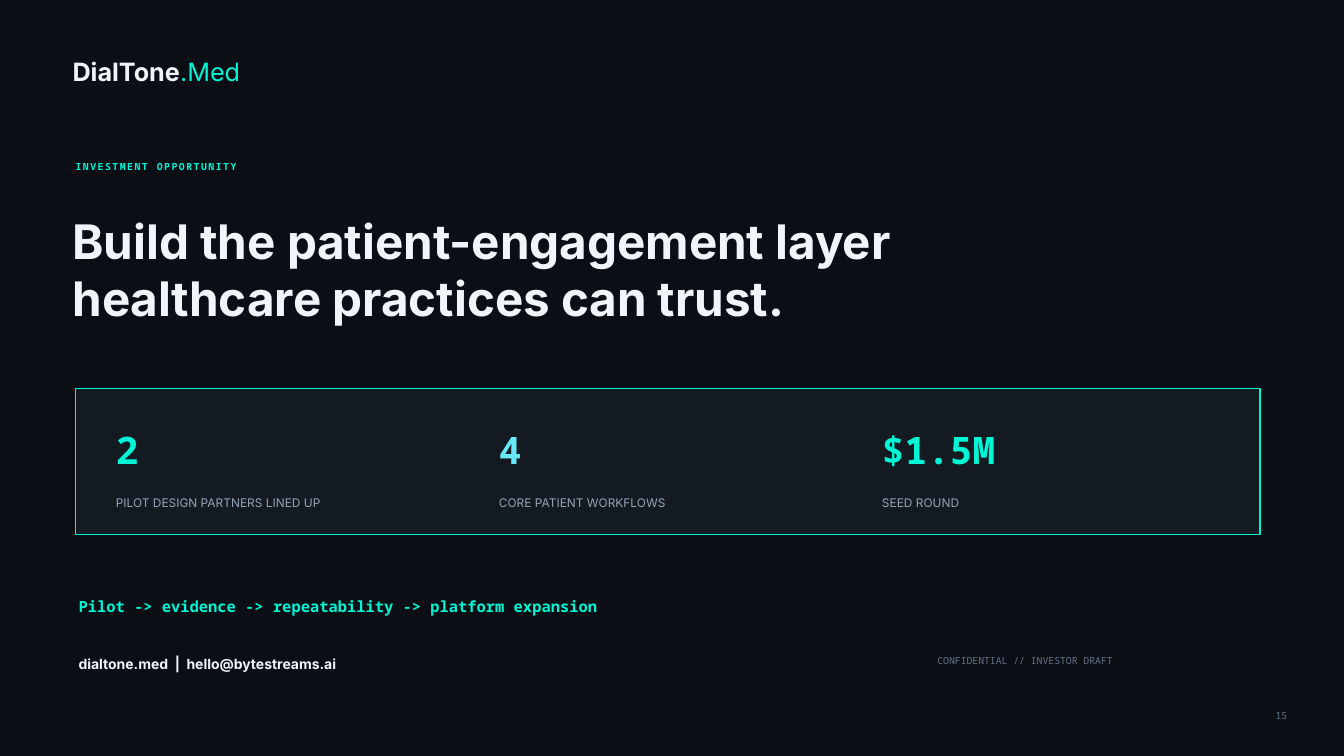
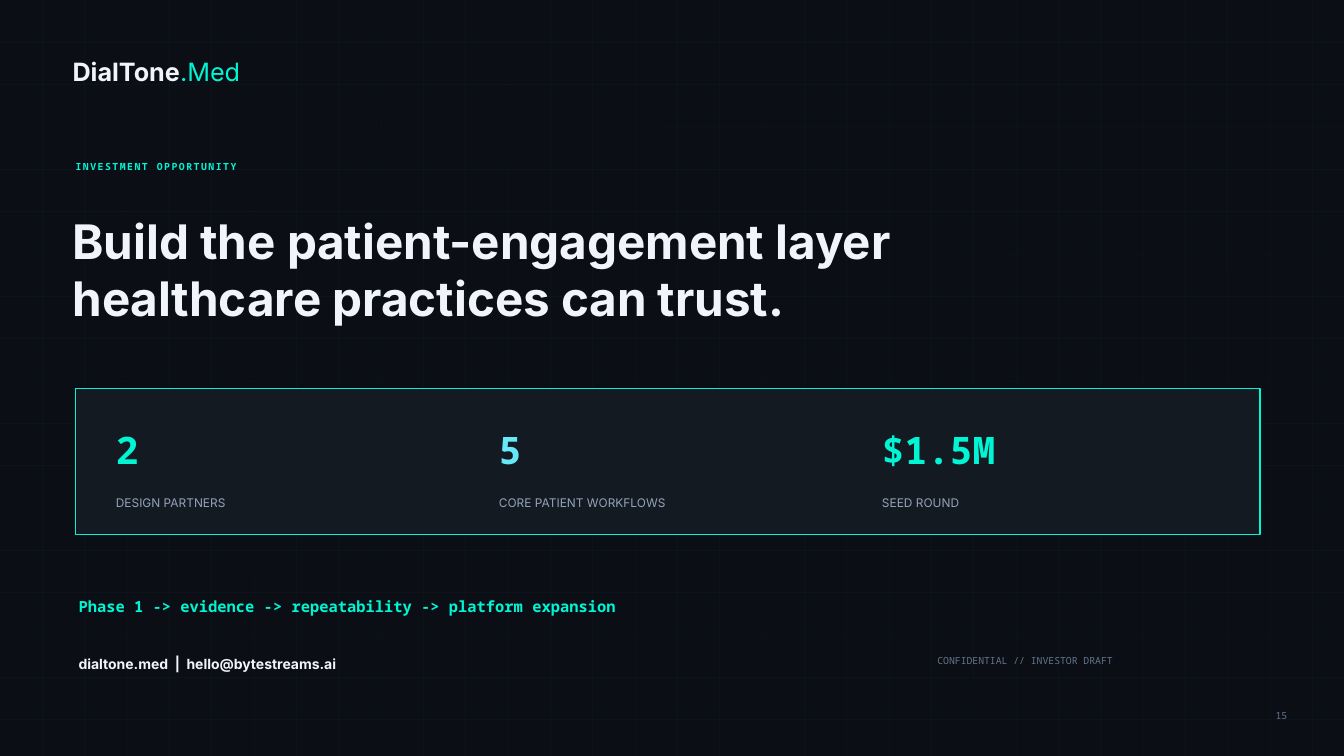
Before and after one commit to ByteStreams-AI/dialtone_med, a slide deck: slide 15 of docs/DialToneMed_Rock_Health_First_Pass.pptx. Drawn at 1344x756 pixels with LibreOffice and Linux fonts; fonts in the diff are those of the drawing. Boxes give left, top, right and bottom in pixels: in the first picture for what was removed or moved away, otherwise in the second. Text is boxed around its words. In the diff, an @@ line names an element or a change of style, - is before the commit and + after.

```diff
--- a/docs/DialToneMed_Rock_Health_First_Pass.pptx
+++ b/docs/DialToneMed_Rock_Health_First_Pass.pptx
@@ text at [499,437,522,465]: text changed @@
-4
+5
@@ text at [116,498,226,507]: text changed @@
-PILOT DESIGN PARTNERS LINED UP
+DESIGN PARTNERS
@@ text at [79,600,615,616]: text changed @@
-Pilot -> evidence -> repeatability -> platform expansion
+Phase 1 -> evidence -> repeatability -> platform expansion
```
Also in this commit, not shown: 13 other slides changed, 10 other files.
